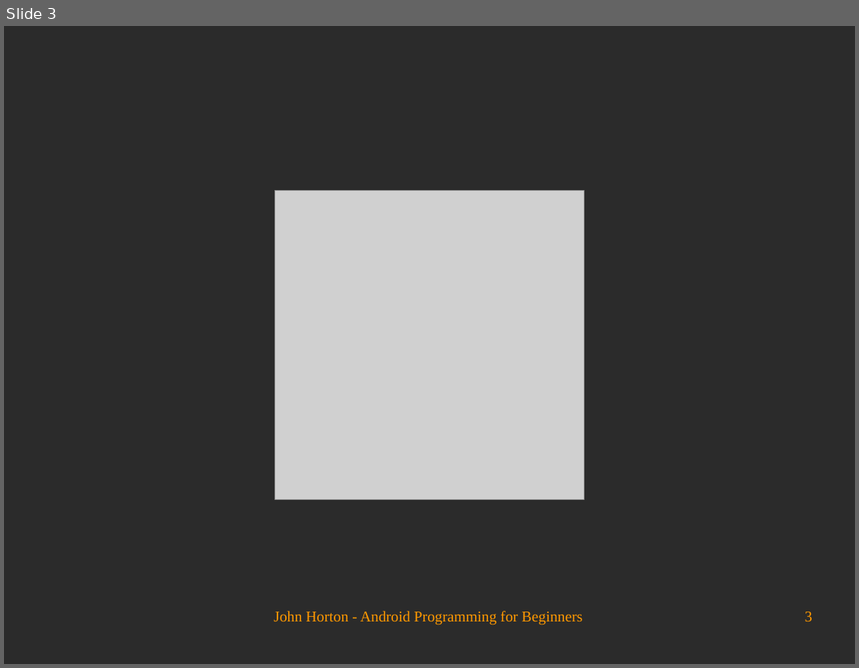
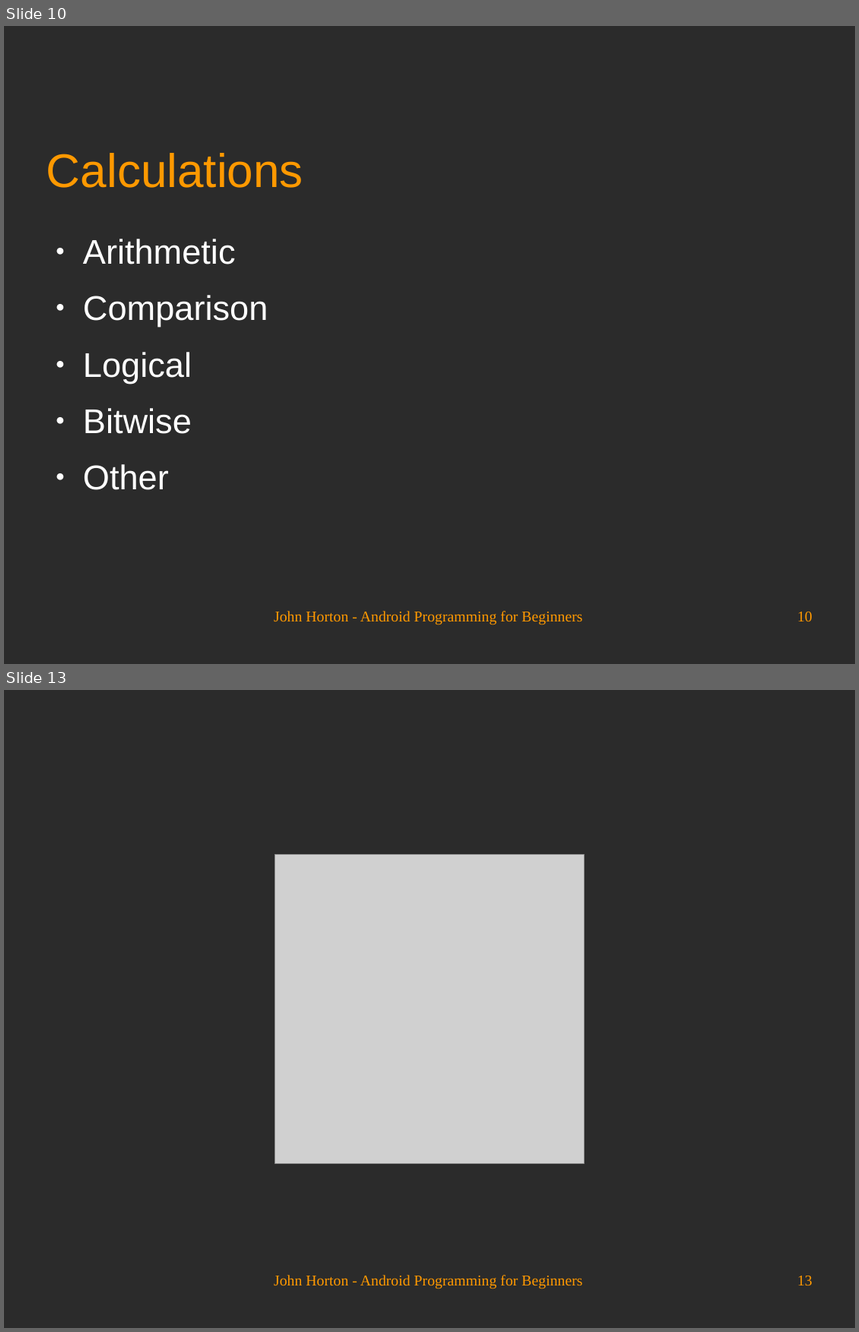
Before and after one commit to Academy-Soft-Intellect/Android-Programming-for-Beginners, a slide deck: 07_Coding_in_Java_Part_1_Variables,_Decisions,_and_Loops.odp. Shown one above the other, each under a label of ours: slide 3 before the commit, slides 10 and 13 after it; the slides between them are not shown. The pictures are 859x668 and 859x1332 pixels, drawn with LibreOffice and Linux fonts; fonts in the diff are those of the drawing; grey boxes stand for pictures; background and template pictures are left out; a plain dark background stands for a picture behind light text. Boxes give left, top, right and bottom in pixels: in the first picture for what was removed or moved away, otherwise in the second. Text is boxed around its words. In the diff, an @@ line names an element or a change of style, - is before the commit and + after.

```diff
--- a/07_Coding_in_Java_Part_1_Variables,_Decisions,_and_Loops.odp
+++ b/07_Coding_in_Java_Part_1_Variables,_Decisions,_and_Loops.odp
@@ slide 10 added at (4,26,855,664), background picture (left out) @@
@@ title added at (47,153,303,188), 44 pt, text #FF9900 @@
+Calculations
@@ text added at (83,239,268,490), 32 pt, text #FFFFFF @@
+● Arithmetic
+● Comparison
+● Logical
+● Bitwise
+● Other
@@ text added at (274,611,582,626), 14 pt, text #FF9900 @@
+John Horton - Android Programming for Beginners
@@ page number added at (797,612,813,622), 14 pt, text #FF9900 @@
+10
@@ what was slide 3 is now slide 13 @@
@@ page number at (797,1276,813,1286): text changed @@
-3
+13
```
Also in this commit, not shown: 2 slides changed, 9 other slides added.
